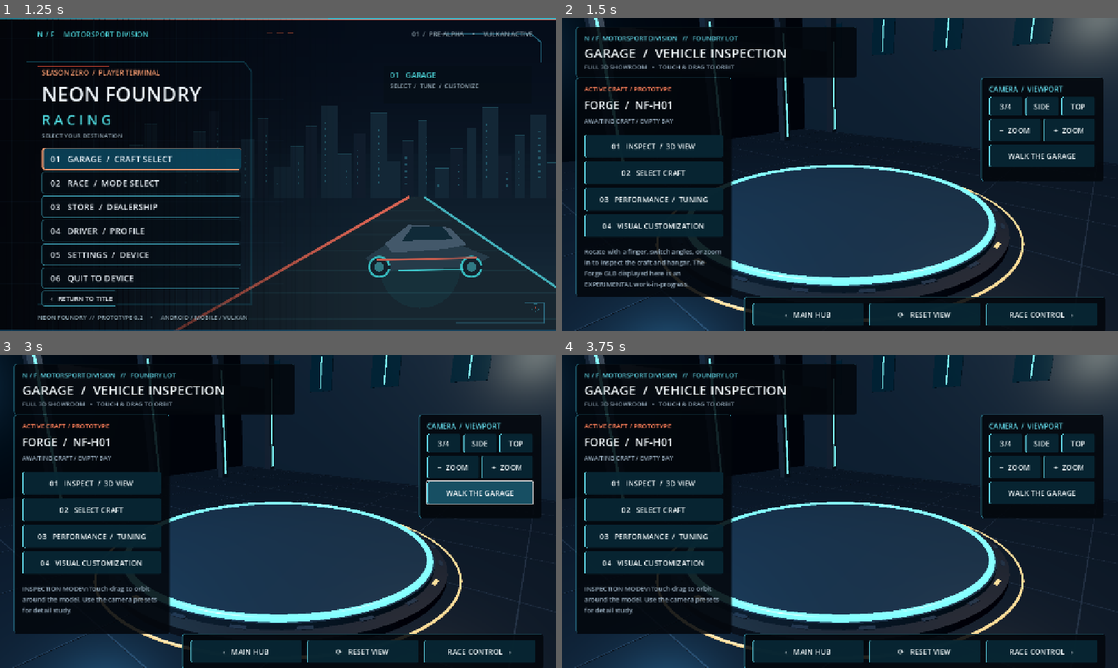
Above: before the commit, frames 1-4 (two rows, left to right).
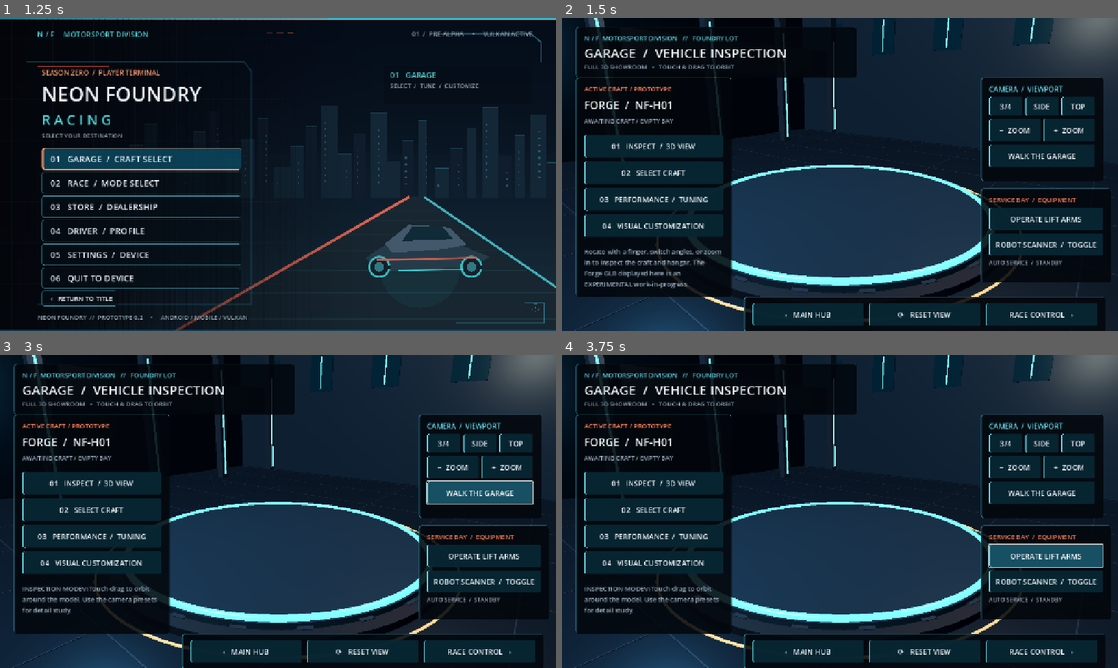
Above: after the commit, the same moments.

Repository: tpylman90-ctrl/NeonFoundry-Racing
Game: Godot game, scene res://scenes/title_menu.tscn
The game is run twice, just before and just after one commit, with the same random seed, the same clock (stepped at 60 frames per second) and the same inputs.
Inputs (mouse positions are in pixels of both pictures, inside the frame that each line leads up to):
- Up to frame 1 (1.25 s): click "›› ENTER THE FOUNDRY" at 0.5 s
- Up to frame 2 (1.5 s): click "01 GARAGE / CRAFT SELECT" at 1.25 s
- Up to frame 3 (3 s): click "WALK THE GARAGE" at 2 s; click "RETURN TO INSPECTION" at 2.75 s
- Up to frame 4 (3.75 s): click (1045, 555) at 3.5 s, where only the run after the commit has a clickable "OPERATE LIFT ARMS"

Frame 1 is identical in both runs. In frame 2, 3.2% of the frame differs, in the area x 75-99%, y 54-85%; in frame 3, 3.2%; in frame 4, 4.5%.
Error after the commit: Parse Error: Cannot infer the type of "x" variable because the value doesn't have a set type. (res://scripts/garage_workshop.gd:213)

Commit message:
Integrate engineered 3D workshop into garage, interactive lifts and scanner, regression coverage

Diff:
--- a/game/scripts/garage_page.gd
+++ b/game/scripts/garage_page.gd
@@ -8,6 +8,7 @@
 const WHITE: Color = Color("eef4f6")
 const MUTED: Color = Color("9aafc0")
 const PREVIEW_PATH: String = "res://assets/garage/forge_preview.glb"
+const WorkshopScript = preload("res://scripts/garage_workshop.gd")
 
 var _world: Node3D
 var _camera: Camera3D
@@ -31,6 +32,9 @@
 var _walk_turn: float = 0.0
 var _walk_pad: PanelContainer
 var _walk_toggle: Button
+var _workshop: Node3D
+var _equipment_panel: PanelContainer
+var _equipment_status: Label
 
 func _ready() -> void:
 	_build_3d_stage()
@@ -182,6 +186,10 @@
 	_vehicle_holder.position.y = 0.33
 	_world.add_child(_vehicle_holder)
 	_load_craft_preview()
+	_workshop = Node3D.new()
+	_workshop.name = "LiveWorkshopEquipment"
+	_workshop.set_script(WorkshopScript)
+	_world.add_child(_workshop)
 
 	_camera = Camera3D.new()
 	_camera.name = "InspectionCamera"
@@ -396,6 +404,18 @@
 	plus.size_flags_horizontal = Control.SIZE_EXPAND_FILL
 	_walk_toggle = _button("WALK THE GARAGE", _toggle_walk)
 	views.add_child(_walk_toggle)
+
+	_equipment_panel = _panel(0.753, 0.545, 0.974, 0.845)
+	var equipment := VBoxContainer.new()
+	equipment.add_theme_constant_override("separation", 7)
+	_equipment_panel.add_child(equipment)
+	equipment.add_child(_label("SERVICE BAY  /  EQUIPMENT", 15, ORANGE))
+	equipment.add_child(_button("OPERATE LIFT ARMS", _operate_lifts))
+	equipment.add_child(_button("ROBOT SCANNER  /  TOGGLE", _toggle_scanner))
+	_equipment_status = _label("AUTO SERVICE  /  STANDBY", 13, MUTED)
+	_equipment_status.autowrap_mode = TextServer.AUTOWRAP_WORD_SMART
+	equipment.add_child(_equipment_status)
+	_refresh_equipment_status()
 
 	_walk_pad = _panel(0.753, 0.545, 0.974, 0.855)
 	var walk_content := VBoxContainer.new()
@@ -471,9 +491,24 @@
 	_walk_forward = 0.0
 	_walk_turn = 0.0
 	_walk_pad.visible = _walk_mode
+	_equipment_panel.visible = not _walk_mode
 	_walk_toggle.text = "RETURN TO INSPECTION" if _walk_mode else "WALK THE GARAGE"
 	_detail.text = "WALKAROUND MODE\\nHold the movement and turn buttons to tour the Foundry Lot. Drag across the open 3D view to turn the camera." if _walk_mode else "INSPECTION MODE\\nTouch-drag to orbit around the model. Use the camera presets for detail study."
 
+func _refresh_equipment_status() -> void:
+	if _workshop != null and _equipment_status != null:
+		_equipment_status.text = str(_workshop.call("get_equipment_status"))
+
+func _operate_lifts() -> void:
+	if _workshop != null:
+		_workshop.call("toggle_lifts")
+		_refresh_equipment_status()
+
+func _toggle_scanner() -> void:
+	if _workshop != null:
+		_workshop.call("set_scanner_active", not bool(_workshop.get("_scanner_enabled")))
+		_refresh_equipment_status()
+
 func _zoom(amount: float) -> void:
 	_target_distance = clampf(_target_distance + amount, 6.8, 20.0)
 
--- a/game/scripts/garage_workshop.gd
+++ b/game/scripts/garage_workshop.gd
@@ -264,14 +264,15 @@
 
 func _build_ceiling() -> void:
 	# Suspended segmented engineering halo and articulated ceiling rail system.
-	for y, radius, kind, width in [
-		[9.2, 6.2, GRAPHITE, 0.33],
-		[9.0, 5.75, CYAN, 0.085],
-		[8.74, 5.1, STEEL, 0.28],
-		[8.52, 4.79, AMBER, 0.075],
-		[8.34, 4.30, TRIM, 0.12]
+	for spec in [
+		{"y": 9.2, "r": 6.2, "id": GRAPHITE, "w": 0.33},
+		{"y": 9.0, "r": 5.75, "id": CYAN, "w": 0.085},
+		{"y": 8.74, "r": 5.1, "id": STEEL, "w": 0.28},
+		{"y": 8.52, "r": 4.79, "id": AMBER, "w": 0.075},
+		{"y": 8.34, "r": 4.30, "id": TRIM, "w": 0.12}
 	]:
-		_arc(kind, Vector3(0, 0, -0.8), radius, width, y, 0, TAU, 84)
+		_arc(str(spec["id"]), Vector3(0, 0, -0.8),
+			float(spec["r"]), float(spec["w"]), float(spec["y"]), 0, TAU, 84)
 	for i in range(18):
 		var a := TAU * float(i) / 18.0
 		var x := cos(a) * 5.6
@@ -409,7 +410,10 @@
 				_box(CYAN, Vector3(sx - 0.5, 1.37 + float(i) * 0.12, z - 0.49),
 					Vector3(0.12 + float((i * 7) % 5) * 0.13, 0.025, 0.008))
 	# Free-standing rolling workshop toolboxes.
-	for x, z in [[-10.4, 6.1], [10.5, 6.2], [-11.2, -11.9], [11.3, -11.9]]:
+	for location in [Vector2(-10.4, 6.1), Vector2(10.5, 6.2),
+			Vector2(-11.2, -11.9), Vector2(11.3, -11.9)]:
+		var x: float = location.x
+		var z: float = location.y
 		_box(STEEL, Vector3(x, 0.69, z), Vector3(1.85, 1.32, 1.15))
 		_box(BLACK, Vector3(x, 1.42, z), Vector3(2.0, 0.15, 1.34))
 		for i in range(5):
--- a/game/tests/menu_smoke_test.gd
+++ b/game/tests/menu_smoke_test.gd
@@ -29,6 +29,18 @@
 	assert(menu.current_page == "garage")
 	assert(menu._garage_page != null)
 	assert(menu.get_node("ImmersiveGarage/Garage3D/GarageViewport/FoundryLot") != null)
+	var workshop: Node3D = menu.get_node("ImmersiveGarage/Garage3D/GarageViewport/FoundryLot/LiveWorkshopEquipment")
+	assert(workshop != null)
+	assert(workshop.get_node("Batched_steel") != null)
+	assert(workshop.get_node("ArticulatedServiceRobot") != null)
+	assert(workshop._lift_carriages.size() == 2)
+	workshop.toggle_lifts()
+	assert(workshop._lift_target > 1.0)
+	workshop.toggle_lifts()
+	assert(workshop._lift_target < 0.2)
+	workshop.set_scanner_active(false)
+	assert(not workshop._scanner_enabled)
+	workshop.set_scanner_active(true)
 	menu._garage_page._move_view(1.57, 0.15, 12.3)
 	menu._garage_page._zoom(-1.0)
 	menu._garage_page._toggle_walk()
Not shown, changed: docs/MENU_FLOW.md
